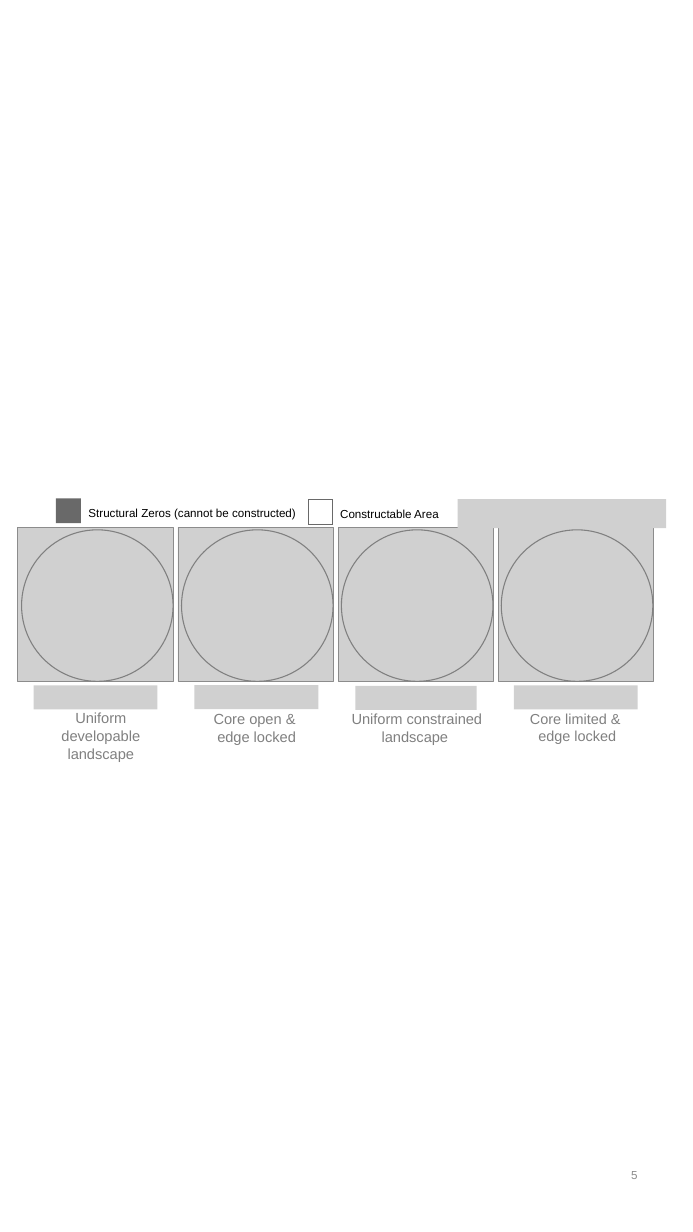
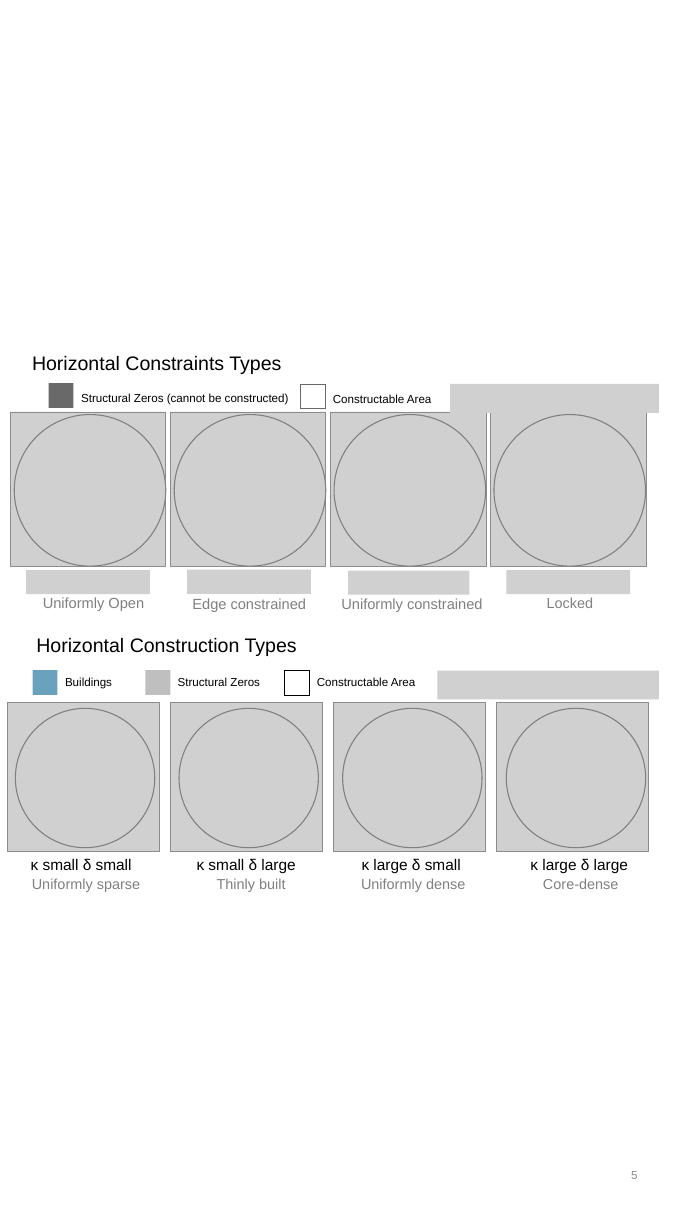
Before and after one commit to liang-jia-qi/Urban_Growth_Codes, a slide deck: slide 5 of Presentations/Graphs/Parameters Scatter.pptx. Drawn at 693x1232 pixels with LibreOffice and Linux fonts; fonts in the diff are those of the drawing; grey boxes stand for pictures. Boxes give left, top, right and bottom in pixels: in the first picture for what was removed or moved away, otherwise in the second. Text is boxed around its words. In the diff, an @@ line names an element or a change of style, - is before the commit and + after.

```diff
--- a/Presentations/Graphs/Parameters Scatter.pptx
+++ b/Presentations/Graphs/Parameters Scatter.pptx
@@ 5 pictures, 1 rectangle, 1 ellipse moved together from (x1=18, y1=498, x2=666, y2=709) to (x1=10, y1=383, x2=659, y2=594) @@
@@ 4 pictures, 3 ellipses, 2 texts, 1 rectangle moved together from (x1=34, y1=499, x2=653, y2=710) to (x1=27, y1=384, x2=645, y2=594) @@
@@ text at (x1=43, y1=597, x2=144, y2=611): text changed @@
-Uniform developable
-landscape
+Uniformly Open
@@ text at (x1=192, y1=598, x2=306, y2=612): text changed @@
-Core open &
-edge locked
+Edge constrained
@@ text at (x1=341, y1=598, x2=482, y2=612): text changed @@
-Uniform constrained
-landscape
+Uniformly constrained
@@ text at (x1=547, y1=597, x2=594, y2=608): text changed @@
-Core limited &
-edge locked
+Locked
@@ group added at (x1=7, y1=355, x2=659, y2=892): 13 texts, 5 pictures, 4 ellipses, 3 rectangles @@
+κ small δ large
+κ large δ large
+κ small δ small
+κ large δ small
+Buildings
+Constructable Area
+Structural Zeros
+Thinly built
+Uniformly sparse
+Core-dense
+Uniformly dense
+Horizontal Constraints Types
+Horizontal Construction Types
```
Also in this commit, not shown: 6 other slides changed, 9 other files.
